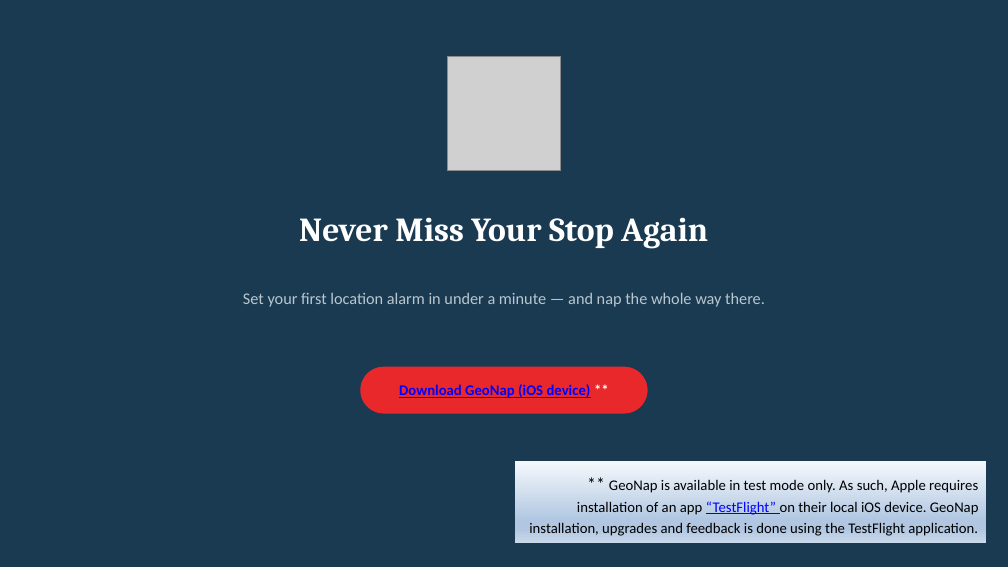
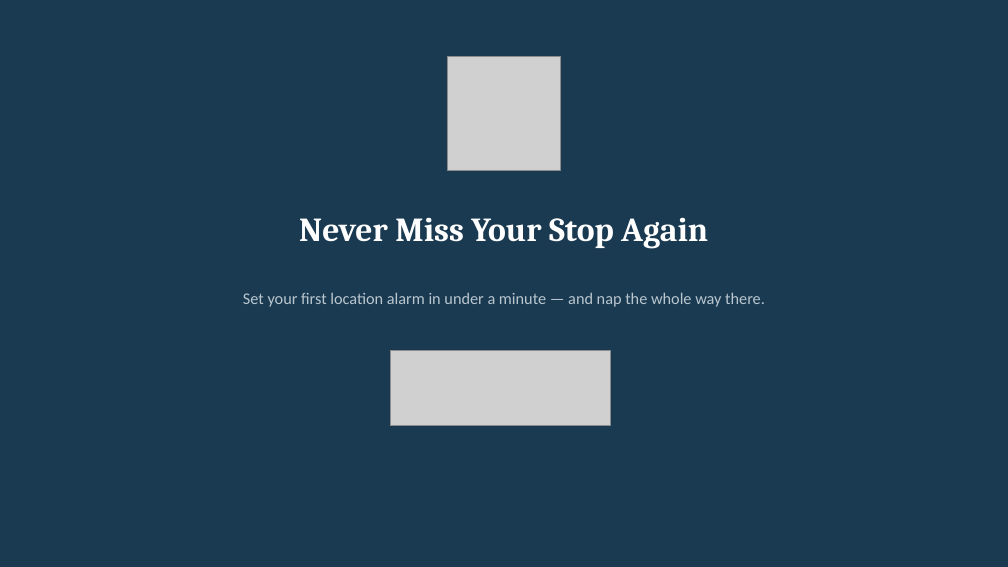
Before and after one commit to rmbartis/GeoNap, a slide deck: slide 19 of docs/GeoNap Presentations/GeoNap_Marketing_Deck.pptx. Drawn at 1008x567 pixels with LibreOffice and Linux fonts; fonts in the diff are those of the drawing; grey boxes stand for pictures. Boxes give left, top, right and bottom in pixels: in the first picture for what was removed or moved away, otherwise in the second. Text is boxed around its words. In the diff, an @@ line names an element or a change of style, - is before the commit and + after.

```diff
--- a/docs/GeoNap Presentations/GeoNap_Marketing_Deck.pptx
+++ b/docs/GeoNap Presentations/GeoNap_Marketing_Deck.pptx
@@ picture added at <box>391,350,610,426</box> @@
@@ rounded rectangle removed at <box>361,367,648,414</box> @@
@@ text removed at <box>399,384,591,398</box> @@
-Download GeoNap (iOS device) **
@@ rectangle removed at <box>515,461,987,543</box> @@
-** GeoNap is available in test mode only. As such, Apple requires installation of an app “TestFlight” on their local iOS device. GeoNap installation, upgrades and feedback is done using the TestFlight application.
```
Also in this commit, not shown: 3 other slides changed, 3 other files.
